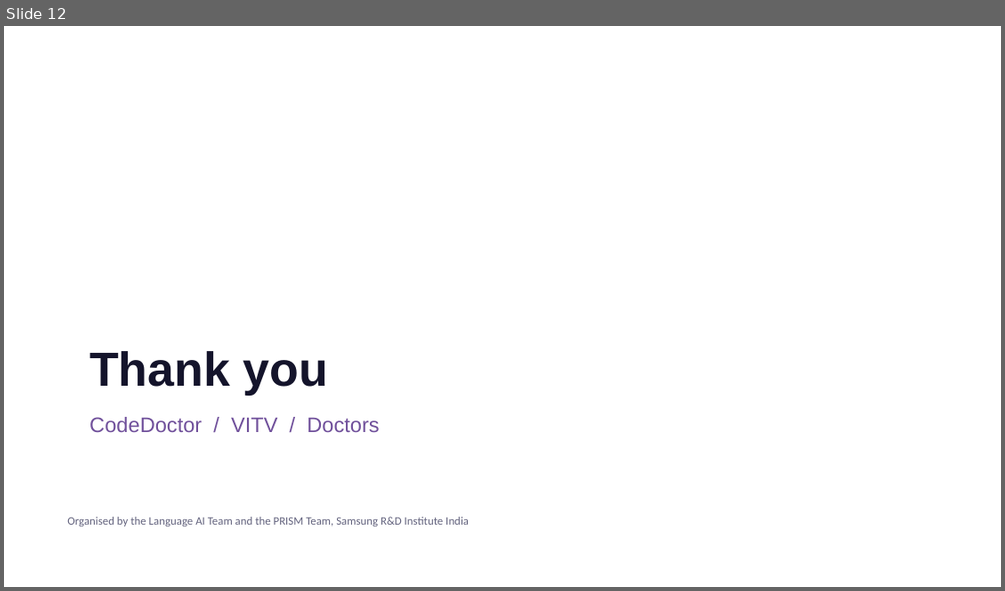
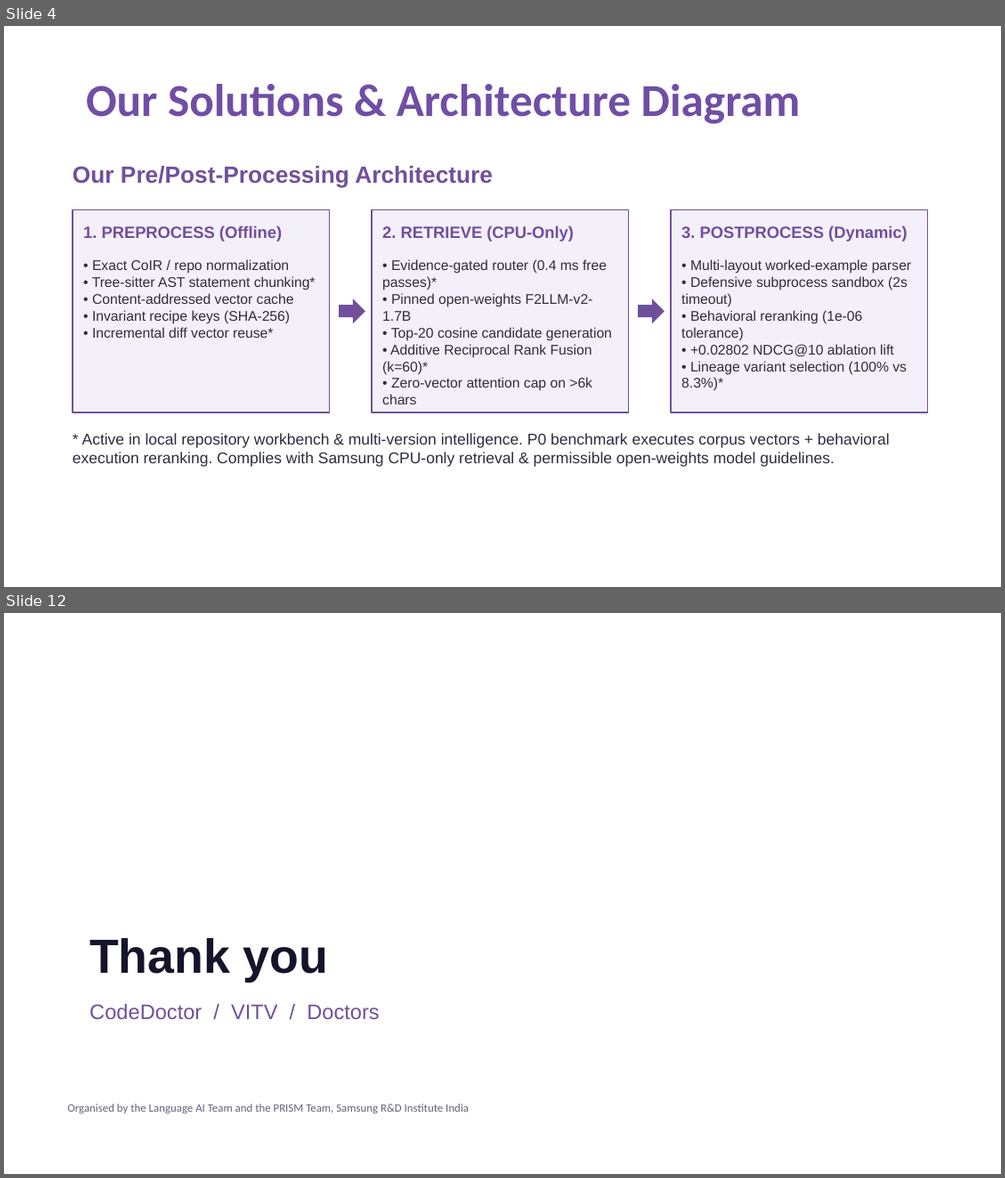
Before and after one commit to krizz711/CodeDoctor-Agentic-Semantic-and-Structural-Intelligence-for-Code-Repositories, a slide deck: VITV_Doctors_Submission.pptx. Shown one above the other, each under a label of ours: slide 12 before the commit, slides 4 and 12 after it; the slides between them are not shown. The pictures are 1005x591 and 1005x1178 pixels, drawn with LibreOffice and Linux fonts; fonts in the diff are those of the drawing. Boxes give left, top, right and bottom in pixels: in the first picture for what was removed or moved away, otherwise in the second. Text is boxed around its words. In the diff, an @@ line names an element or a change of style, - is before the commit and + after.

Commit message:
Update finalized presentation deck and PDF with audited roster, architecture, and Kaggle benchmarks

```diff
--- a/VITV_Doctors_Submission.pptx
+++ b/VITV_Doctors_Submission.pptx
@@ slide 4 added at [4,26,1001,587], background #FFFFFF @@
@@ title added at [86,84,801,124], 44 pt, text #704EA6, bold @@
+Our Solutions & Architecture Diagram
@@ text added at [73,166,493,188], 22.5 pt, text #70509B, bold @@
+Our Pre/Post-Processing Architecture
@@ rectangle added at [73,210,330,412], fill #F4F0FA, outline #70509B 1.13 pt @@
@@ rectangle added at [372,210,629,412], fill #F4F0FA, outline #70509B 1.13 pt @@
@@ rectangle added at [671,210,928,412], fill #F4F0FA, outline #70509B 1.13 pt @@
@@ text added at [83,225,282,241], 15.8 pt, text #70509B, bold @@
+1. PREPROCESS (Offline)
@@ text added at [382,225,574,241], 15.8 pt, text #70509B, bold @@
+2. RETRIEVE (CPU-Only)
@@ text added at [681,225,907,241], 15.8 pt, text #70509B, bold @@
+3. POSTPROCESS (Dynamic)
@@ text added at [92,259,316,338], 13.5 pt, text #302C3C @@
+• Exact CoIR / repo normalization
+• Tree-sitter AST statement chunking*
+• Content-addressed vector cache
+• Invariant recipe keys (SHA-256)
+• Incremental diff vector reuse*
@@ text added at [382,259,612,404], 13.5 pt, text #302C3C @@
+• Evidence-gated router (0.4 ms free passes)*
+• Pinned open-weights F2LLM-v2-1.7B
+• Top-20 cosine candidate generation
+• Additive Reciprocal Rank Fusion (k=60)*
+• Zero-vector attention cap on >6k chars
@@ text added at [681,259,911,391], 13.5 pt, text #302C3C @@
+• Multi-layout worked-example parser
+• Defensive subprocess sandbox (2s timeout)
+• Behavioral reranking (1e-06 tolerance)
+• +0.02802 NDCG@10 ablation lift
+• Lineage variant selection (100% vs 8.3%)*
@@ right arrow added at [339,299,365,323], fill #70509B @@
@@ right arrow added at [638,299,664,323], fill #70509B @@
@@ text added at [73,433,890,467], 15 pt, text #302C3C @@
+* Active in local repository workbench & multi-version intelligence. P0 benchmark executes corpus vectors + behavioral execution reranking. Complies with Samsung CPU-only retrieval & permissible open-weights model guidelines.
```
Also in this commit, not shown: 10 slides changed, 1 slide removed, 1 other file.
